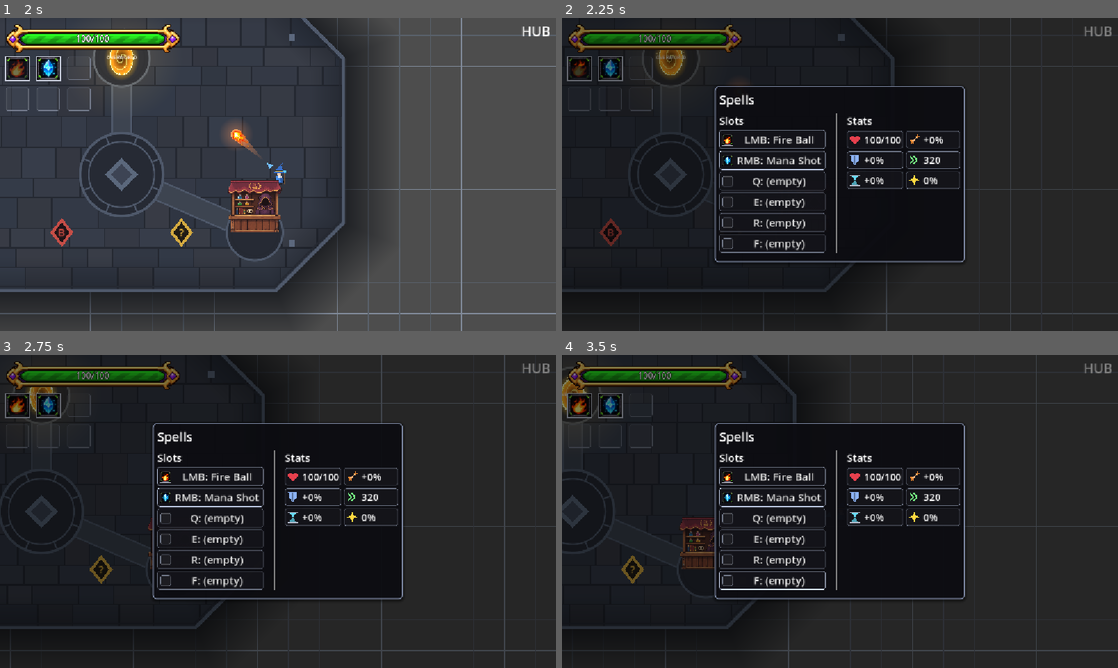
Above: before the commit, frames 1-4 (two rows, left to right).
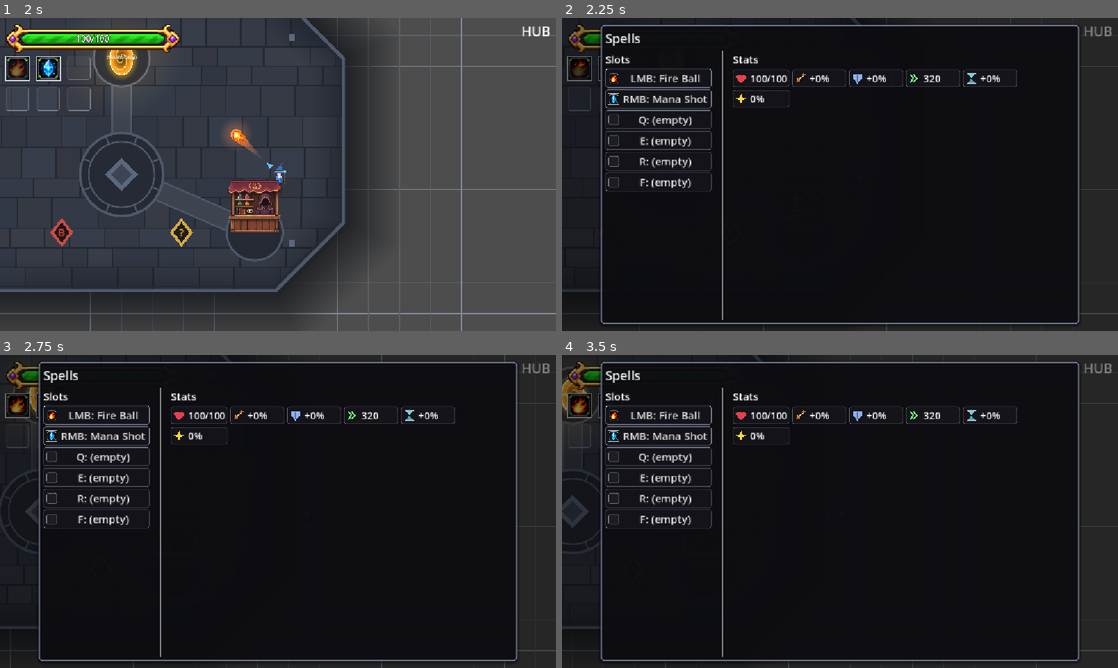
Above: after the commit, the same moments.

Repository: BestestGameStudio/gangU
Game: Godot game, scene res://scenes/main.tscn
Same seed, same stepped clock (60 frames per second), same inputs: the game is played once before the commit and once after it.
Inputs (mouse positions are in pixels of both pictures, inside the frame that each line leads up to):
- Up to frame 1 (2 s): tap Enter at 0.5 s; move the mouse to (400, 158) at 0.52 s; hold D (move_right) 0.53-1.25 s; hold Space (cast) 0.53-1.25 s; click (400, 158) at 0.67 s; tap Shift (dash) at 0.8 s; drag from (166, 190) to (155, 58) at 1.27 s
- Up to frame 2 (2.25 s): move the mouse to (895, 105) at 2.02 s; hold D (move_right) from 2.03 s (still down); hold Tab (equip_panel) from 2.03 s (still down); click (895, 105) at 2.17 s
- Up to frame 3 (2.75 s): keep holding D (move_right); keep holding Tab (equip_panel); tap Space (cast) at 2.3 s
- Up to frame 4 (3.5 s): release D (move_right) at 2.75 s; release Tab (equip_panel) at 2.75 s; drag from (812, 574) to (662, 570) at 2.77 s

Frame 1 is identical in both runs. In frame 2, 32% of the frame differs, in the area x 6-94%, y 2-99%; in frame 3, 36%; in frame 4, 38%.

Commit message:
feat(ui): keep Tab menu size stable, upgrades under spell stats (#416) (#425)
The Tab panel now has a fixed size: the stats and the selected spell's
upgrades share one detail column wide enough for three upgrade cards,
and the plate height is fixed (capped by the viewport). The upgrade
cards scroll inside whatever height is left, so switching between
player stats and spell stats never resizes the menu.

Co-authored-by: claude[bot] <41898282+claude[bot]@users.noreply.github.com>
Co-authored-by: Daniel Chua <351329964+instinct-dc@users.noreply.github.com>
Co-authored-by: Claude Opus 5.5 <noreply@anthropic.com>
Co-authored-by: Instinct Agent <agent@instinct.com>

Diff:
--- a/scripts/equip_panel.gd
+++ b/scripts/equip_panel.gd
@@ -57,20 +57,30 @@
 var _slot_buttons: Array[Button] = []
 var _slot_icons: Array[SpellIcon] = []
 var _upgrade_scroll: ScrollContainer
+var _plate: PanelContainer
+var _detail_box: VBoxContainer
+
+## #416 (Daniel, 2026-11-09): the menu must not change size when switching
+## between player stats and spell stats, and the upgrades sit UNDER the
+## spell stats in a column wide enough for three upgrade cards. The detail
+## column has a fixed width and the plate a fixed height (capped by the
+## viewport); the upgrade scroll fills whatever height is left, so content
+## changes never resize the panel.
+const UPGRADE_CARD_GAP := 12
+const DETAIL_WIDTH := UpgradeCard.CARD_WIDTH * 3 + UPGRADE_CARD_GAP * 2 + 12.0 # + scrollbar
+const PANEL_HEIGHT := 620.0
+const SCREEN_MARGIN := 16.0
 
 func _process(_delta: float) -> void:
-	if not visible or not is_instance_valid(_upgrade_scroll):
-		return
-	# Allocate only the space left after the live source stats, slots and
-	# header. Long upgrade content scrolls inside this bounded region.
-	var body := _upgrade_box.get_parent() as VBoxContainer
-	var plate := body.get_parent() as PanelContainer
-	var style := plate.get_theme_stylebox("panel")
-	var other := body.get_combined_minimum_size().y - _upgrade_scroll.custom_minimum_size.y + style.get_minimum_size().y
-	var available := get_viewport().get_visible_rect().size.y - 16.0 - other
-	var height := minf(210.0, maxf(32.0, available))
-	if not is_equal_approx(_upgrade_scroll.custom_minimum_size.y, height):
-		_upgrade_scroll.custom_minimum_size.y = height
+	if visible:
+		_fit_plate()
+
+func _fit_plate() -> void:
+	if not is_instance_valid(_plate) or not is_inside_tree():
+		return
+	var height := minf(PANEL_HEIGHT, get_viewport().get_visible_rect().size.y - SCREEN_MARGIN)
+	if not is_equal_approx(_plate.custom_minimum_size.y, height):
+		_plate.custom_minimum_size.y = height
 
 ## Slot button state channels: occupied vs empty border, and a bright
 ## selected / move-source highlight on the slot whose spell is selected.
@@ -187,6 +197,7 @@
 	var panel := PanelContainer.new()
 	panel.add_theme_stylebox_override("panel", UiStyle.panel())
 	center.add_child(panel)
+	_plate = panel
 	var vbox := VBoxContainer.new()
 	vbox.add_theme_constant_override("separation", 10)
 	panel.add_child(vbox)
@@ -196,6 +207,7 @@
 	vbox.add_child(title)
 	var cols := HBoxContainer.new()
 	cols.add_theme_constant_override("separation", 20)
+	cols.size_flags_vertical = Control.SIZE_EXPAND_FILL
 	vbox.add_child(cols)
 	# #375: the ONLY spell column is the six slots. Buttons stay DIRECT
 	# children of _slots_box (harnesses white-box that structure for
@@ -223,11 +235,20 @@
 	# instead (StatSheet builds both, read-only).
 	var divider := VSeparator.new()
 	cols.add_child(divider)
+	# #416: one fixed-width detail column holds the stats and, under them,
+	# the selected spell's upgrades.
+	_detail_box = VBoxContainer.new()
+	_detail_box.name = "DetailColumn"
+	_detail_box.custom_minimum_size = Vector2(DETAIL_WIDTH, 0)
+	_detail_box.add_theme_constant_override("separation", 10)
+	cols.add_child(_detail_box)
 	_stats_box = StatGrid.new()
-	cols.add_child(_stats_box)
+	_detail_box.add_child(_stats_box)
 	_upgrade_box = VBoxContainer.new()
+	_upgrade_box.name = "UpgradeBox"
 	_upgrade_box.add_theme_constant_override("separation", 4)
-	vbox.add_child(_upgrade_box)
+	_upgrade_box.size_flags_vertical = Control.SIZE_EXPAND_FILL
+	_detail_box.add_child(_upgrade_box)
 	# #417: no "Selected: <spell>" status line; the highlighted slot and the
 	# stat grid title already show the selection.
 
@@ -245,6 +266,7 @@
 func show_panel() -> void:
 	_selected = null
 	_hook_relics()
+	_fit_plate()
 	_refresh()
 	visible = true
 	add_to_group("modal_ui") # caster cast-guard hook (coordinated with B)
@@ -301,11 +323,12 @@
 		var scroll := ScrollContainer.new()
 		scroll.name = "UpgradeScroll"
 		_upgrade_scroll = scroll
-		scroll.custom_minimum_size = Vector2(472, 210)
+		# Fills the height left under the stats; tall cards scroll inside it.
+		scroll.size_flags_vertical = Control.SIZE_EXPAND_FILL
 		_upgrade_box.add_child(scroll)
 		var cards := HBoxContainer.new()
 		cards.name = "UpgradeCards"
-		cards.add_theme_constant_override("separation", 12)
+		cards.add_theme_constant_override("separation", UPGRADE_CARD_GAP)
 		scroll.add_child(cards)
 		var token_ready := _can_token_upgrade(_selected)
 		for path in _upgrader.get_upgrade_paths(_selected):
--- a/scripts/stat_grid.gd
+++ b/scripts/stat_grid.gd
@@ -12,7 +12,9 @@
 ## Cells are reused when the id list is unchanged, so live updates while the
 ## Tab menu is open never tear down a cell the mouse is hovering.
 
-const COLUMNS := 2
+## #416: the grid sits above the upgrade cards in a column sized for three
+## cards, so it uses that width (5 cells, with slack for long values).
+const COLUMNS := 5
 const CELL_WIDTH := 112.0
 const ICON_SIZE := 26.0
 const VALUE_FONT := 20
--- a/scripts/test375_tab_slots.gd
+++ b/scripts/test375_tab_slots.gd
@@ -121,7 +121,7 @@
 	_check(cols != null and cols.get_child_count() == 3, "(0) three columns: slots + divider + stats (got %d)" % (cols.get_child_count() if cols != null else -1))
 	_check(cols.get_child(0) == panel._slots_box, "(0) first column is the slots box")
 	_check(cols.get_child(1) is VSeparator, "(0) divider second")
-	_check(cols.get_child(2) is StatGrid, "(0) stat grid right-most")
+	_check(cols.get_child(2).get_child(0) is StatGrid, "(0) stat grid right-most (#416: top of the detail column)")
 	var unlocked_header := false
 	var gamma_button := false
 	for n in panel.find_children("*", "Label", true, false):
@@ -211,7 +211,7 @@
 	panel._on_slot_pressed(0) # select BetaBolt
 	await process_frame
 	_check(panel._selected == b, "(7) equipped spell selected")
-	var upgrade_box := vbox.get_child(2) as VBoxContainer
+	var upgrade_box := panel._upgrade_box # #416: under the stats in the detail column
 	var uh := upgrade_box.get_child(0) as Label
 	_check(uh != null and uh.text == "Upgrades", "(7) Upgrades header on selection")
 	var ub := upgrade_box.find_child("UpgradeCards", true, false).get_child(0) as UpgradeCard
--- a/scripts/test376_stat_grid.gd
+++ b/scripts/test376_stat_grid.gd
@@ -63,8 +63,10 @@
 
 	# Right side: the column after the slots (#375: slots are the only spell
 	# column left; index 0 = slots, divider, then the grid last).
-	var cols := grid.get_parent()
-	_check(cols is HBoxContainer and cols.get_child(0) == panel._slots_box and grid.get_index() == cols.get_child_count() - 1,
+	# #416: the grid tops the right-most detail column (upgrades sit under it).
+	var detail := grid.get_parent()
+	var cols := detail.get_parent()
+	_check(cols is HBoxContainer and cols.get_child(0) == panel._slots_box and detail.get_index() == cols.get_child_count() - 1 and grid.get_index() == 0,
 		"grid is the right-most column of the Tab menu")
 	_check(grid.get_global_rect().position.x > panel._slots_box.get_global_rect().end.x, "grid sits right of the slots")
 
--- a/scripts/test402_upgrade_integration.gd
+++ b/scripts/test402_upgrade_integration.gd
@@ -83,7 +83,7 @@
 	if offered.size() == 1:
 		var card: UpgradeCard = offered[0]
 		scroller = panel._upgrade_box.get_node("UpgradeScroll")
-		var plate := panel._upgrade_box.get_parent().get_parent() as PanelContainer
+		var plate := panel._plate
 		ck(plate.get_global_rect().position.y >= 0 and plate.get_global_rect().end.y <= 648, "Leaping Hammer full panel bounded by viewport")
 		ck(panel._upgrade_box.get_global_rect().end.y <= 648, "long-content upgrade section stays on screen")
 		ck(panel._stats_box.description() == SpellDescription.for_spell(leap), "long source description preserved")
--- /dev/null
+++ b/scripts/test416_tab_size_stable.gd
@@ -0,0 +1,90 @@
+extends SceneTree
+## #416: the Tab menu keeps the same size when switching between player stats
+## and spell stats, and the upgrades sit under the spell stats in a column
+## wide enough for three upgrade cards. Run headless for checks; run with a
+## display to also save screenshots to /tmp/ci/shots416/.
+var failures := 0
+var shots := false
+
+func ck(ok: bool, label: String) -> void:
+	print("[416] ", label, " -> ", "PASS" if ok else "FAIL")
+	if not ok: failures += 1
+
+func cards(panel: EquipPanel) -> Array:
+	return panel._upgrade_box.find_children("*", "UpgradeCard", true, false).filter(func(c): return not c.is_queued_for_deletion() and not c.get_parent().is_queued_for_deletion())
+
+func settle(n := 8) -> void:
+	for i in n: await process_frame
+
+func shot(file: String) -> void:
+	if shots:
+		root.get_texture().get_image().save_png("/tmp/ci/shots416/%s.png" % file)
+
+func _initialize() -> void: call_deferred("run")
+
+func run() -> void:
+	shots = DisplayServer.get_name() != "headless"
+	if shots:
+		DirAccess.make_dir_recursive_absolute("/tmp/ci/shots416")
+	root.size = Vector2i(1152, 648)
+	var main: Node = load("res://scenes/main.tscn").instantiate()
+	root.add_child(main)
+	current_scene = main
+	await settle(5)
+	var caster: SpellCaster = main.get_node("Player/SpellCaster")
+	var panel: EquipPanel = main.get_node("EquipPanel")
+	var fire: Spell = load("res://resources/spells/fire_ball.tres")
+
+	panel.show_panel()
+	await settle()
+	var player_rect: Rect2 = panel._plate.get_global_rect()
+	ck(panel._stats_box.title() == "Stats", "opens on player stats")
+	ck(player_rect.position.y >= 0 and player_rect.end.y <= 648 and player_rect.position.x >= 0 and player_rect.end.x <= 1152, "panel fits the 1152x648 viewport (%s)" % player_rect)
+	await shot("player_stats")
+
+	# Spell stats, not yet qualified for upgrades.
+	panel._on_slot_pressed(caster.get_slots().find(fire))
+	await settle()
+	ck(panel._stats_box.title() == fire.spell_name, "slot click shows spell stats")
+	ck(panel._plate.get_global_rect().is_equal_approx(player_rect), "same size on spell stats without upgrades (%s vs %s)" % [panel._plate.get_global_rect(), player_rect])
+
+	# Spell stats with upgrade cards.
+	for i in 10: caster.spell_cast.emit(fire)
+	panel._refresh()
+	await settle()
+	var offered := cards(panel)
+	ck(offered.size() == 2, "fireball upgrade cards shown")
+	ck(panel._plate.get_global_rect().is_equal_approx(player_rect), "same size on spell stats with upgrades (%s vs %s)" % [panel._plate.get_global_rect(), player_rect])
+	var scroll: ScrollContainer = panel._upgrade_box.get_node_or_null("UpgradeScroll")
+	ck(scroll != null, "upgrade scroll present")
+	if scroll != null:
+		var stats_r := panel._stats_box.get_global_rect()
+		var scroll_r := scroll.get_global_rect()
+		ck(scroll_r.position.y >= stats_r.end.y, "upgrades sit under the spell stats")
+		ck(scroll_r.position.x >= stats_r.position.x - 1.0 and scroll_r.position.x <= stats_r.position.x + 1.0, "upgrades share the stats column")
+		var three := UpgradeCard.CARD_WIDTH * 3 + EquipPanel.UPGRADE_CARD_GAP * 2
+		ck(scroll_r.size.x >= three, "column fits 3 upgrade cards (%.0f >= %.0f)" % [scroll_r.size.x, three])
+		ck(scroll_r.size.y >= 200.0, "card area tall enough for a full card (%.0f)" % scroll_r.size.y)
+		for c in offered:
+			ck(scroll_r.encloses(c.get_global_rect()), "card '%s' fully visible inside the column" % c.name_label.text)
+	ck(panel._detail_box.get_global_rect().end.y <= panel._plate.get_global_rect().end.y, "detail column (stats + upgrades) stays inside the plate")
+	await shot("spell_stats_upgrades")
+
+	# A third card (fixture) still fits without horizontal scrolling.
+	if scroll != null and offered.size() > 0:
+		var extra := UpgradeCard.new()
+		extra.setup("Fixture third card", "Width check only.", false)
+		offered[0].get_parent().add_child(extra)
+		await settle()
+		ck(scroll.get_global_rect().encloses(extra.get_global_rect()), "third card fits in the column")
+		ck(panel._plate.get_global_rect().is_equal_approx(player_rect), "same size with three cards")
+		await shot("three_cards")
+
+	# Back to player stats (deselect).
+	panel._on_slot_pressed(caster.get_slots().find(fire))
+	await settle()
+	ck(panel._stats_box.title() == "Stats", "deselect returns to player stats")
+	ck(panel._plate.get_global_rect().is_equal_approx(player_rect), "same size after switching back")
+	print("[416] DONE failures=", failures)
+	if failures == 0: print("RESULT: ALL PASS")
+	quit(failures)
--- a/scripts/test417_no_selected_status.gd
+++ b/scripts/test417_no_selected_status.gd
@@ -109,11 +109,13 @@
 			vbox = c
 	var grid := panel.find_child("StatsBox", true, false) as StatGrid
 
-	# (1) Nothing selected: no "Selected: none" line; the upgrade box is now
-	# the last row of the panel (title, columns, upgrades).
+	# (1) Nothing selected: no "Selected: none" line; the panel rows are now
+	# title + columns (#416 moved the upgrades into the columns' detail
+	# column, under the stats, where the status line used to sit below).
 	_check(_selected_texts(panel).is_empty(), "(1) no 'Selected' text with nothing selected (got %s)" % str(_selected_texts(panel)))
-	_check(vbox != null and vbox.get_child_count() == 3, "(1) panel rows: title + columns + upgrades (got %d)" % (vbox.get_child_count() if vbox != null else -1))
-	_check(vbox != null and vbox.get_child(vbox.get_child_count() - 1) == panel._upgrade_box, "(1) upgrade box is the last row")
+	_check(vbox != null and vbox.get_child_count() == 2, "(1) panel rows: title + columns (got %d)" % (vbox.get_child_count() if vbox != null else -1))
+	_check(panel._upgrade_box.get_parent() == panel._detail_box, "(1) upgrade box lives in the detail column")
+	_check(panel._detail_box.get_child(panel._detail_box.get_child_count() - 1) == panel._upgrade_box, "(1) upgrade box is the last detail-column row (under the stats)")
 	_check(grid.title() == "Stats", "(1) stat grid shows player stats")
 	await _shot("tab_menu_nothing_selected.png")
 
@@ -128,8 +130,8 @@
 	_check(panel._slot_buttons[0].text == "LMB: %s" % fire.spell_name, "(2) slot label kept (got '%s')" % panel._slot_buttons[0].text)
 	await _shot("tab_menu_spell_selected.png")
 
-	# (3) Select an upgradeable spell: upgrade section still renders and is
-	# still the last row; no status line under it.
+	# (3) Select an upgradeable spell: upgrade section still renders, still
+	# the last row of the detail column; no status line under it.
 	panel._on_slot_pressed(0) # deselect
 	await process_frame
 	panel._on_slot_pressed(1)
@@ -137,7 +139,7 @@
 	var uh := panel._upgrade_box.get_child(0) as Label if panel._upgrade_box.get_child_count() > 0 else null
 	_check(uh != null and uh.text == "Upgrades", "(3) upgrade section still renders")
 	_check(_selected_texts(panel).is_empty(), "(3) no 'Selected' text with upgrades shown")
-	_check(vbox.get_child(vbox.get_child_count() - 1) == panel._upgrade_box, "(3) nothing below the upgrade section")
+	_check(panel._detail_box.get_child(panel._detail_box.get_child_count() - 1) == panel._upgrade_box, "(3) nothing below the upgrade section")
 
 	# (4) Deselect: still no text.
 	panel._on_slot_pressed(1)
--- a/scripts/test94_equip_visual.gd
+++ b/scripts/test94_equip_visual.gd
@@ -125,7 +125,7 @@
 	var title := vbox.get_child(0) as Label
 	_check(title.text == "Spells", "(1) title names the spell menu (got '%s')" % title.text)
 	var cols := vbox.get_child(1) as HBoxContainer
-	_check(cols != null and cols.get_child_count() == 3 and cols.get_child(2) is StatGrid,
+	_check(cols != null and cols.get_child_count() == 3 and cols.get_child(2).get_child(0) is StatGrid,
 		"(1) slots column + divider + #376 stats column (got %d children)" % (cols.get_child_count() if cols != null else -1))
 	var slots_box := cols.get_child(0) as VBoxContainer
 	_check(slots_box != null, "(1) first column is the slots box")
@@ -164,7 +164,7 @@
 	# amber style.
 	panel._on_slot_pressed(1) # BetaBolt is slotted + upgradeable
 	await process_frame
-	var upgrade_box := vbox.get_child(2) as VBoxContainer
+	var upgrade_box: VBoxContainer = panel._upgrade_box # #416: under the stats in the detail column
 	var uh := upgrade_box.get_child(0) as Label
 	_check(uh != null and uh.text == "Upgrades", "(4) Upgrades header on selection")
 	var ub := upgrade_box.find_children("*", "UpgradeCard", true, false)[0] as UpgradeCard
